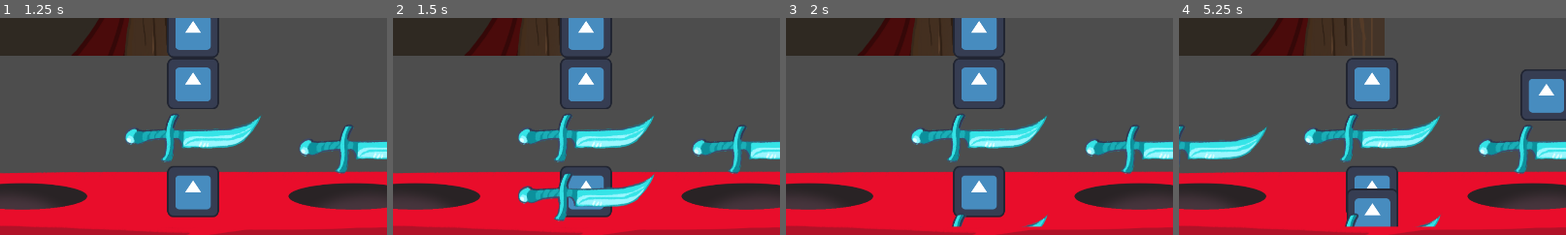
Above: before the commit, frames 1-4 (left to right).
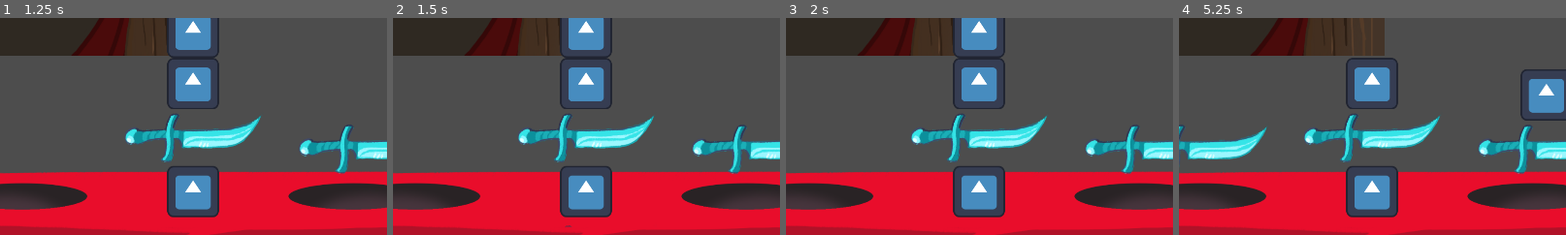
Above: after the commit, the same moments.

Repository: entityJY/wizard-sorting
Game: Godot game, scene res://levels/level_1/level_1.tscn
The game is run twice, just before and just after one commit, with the same random seed, the same clock (stepped at 60 frames per second) and the same inputs. This scene is started directly instead of the project's main scene. The engine's default icon, where the game draws it, is replaced by a stand-in: a white triangle on a blue panel in a dark square.
Inputs:
- Up to frame 1 (1.25 s): hold Right (right) from 0.53 s (still down)
- Up to frame 2 (1.5 s): release Right (right) at 1.28 s; hold Down (down) from 1.28 s (still down)
- Up to frame 3 (2 s): keep holding Down (down)
- Up to frame 4 (5.25 s): release Down (down) at 2.03 s; hold Right (right) 2.03-3.53 s; tap Enter at 3.5 s; hold Left (left) 3.53-5.03 s; tap Space at 5 s; hold Down (down) from 5.03 s (still down)
The pictures show only the part of the screen within x 25-75%, y 41-91%; the shares and areas given below are measured in that part.

Frame 1 is identical in both runs. In frame 2, 2.9% of the frame differs, in the area x 32-68%, y 71-97%; in frame 3, 0.3%; in frame 4, 1.7%.

Commit message:
Change to discard position

Diff:
--- a/levels/level.gd
+++ b/levels/level.gd
@@ -56,7 +56,7 @@
 	if down:
 		var item = unsorted_stack.pop_front()
 		item.on_discard(user_effects)
-		item.set_attached_target(Vector2(0, 450))
+		item.set_attached_target(Vector2(0, 600))
 		discard_stack.append(item)
 
 	if left or right or down:
